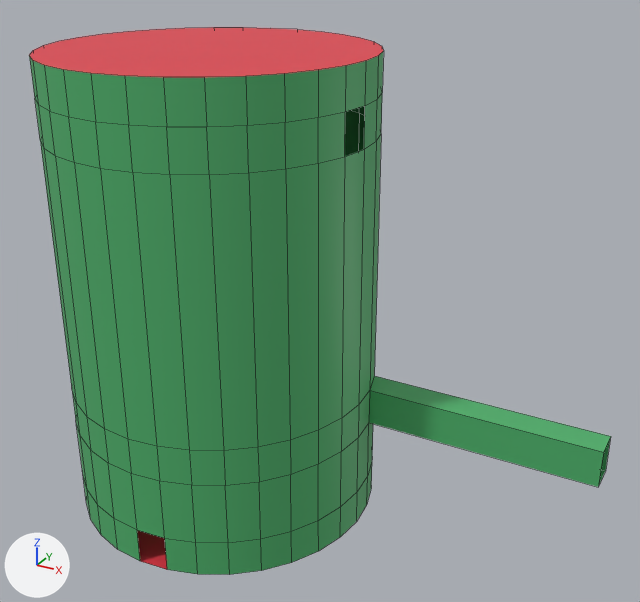
What one commit did to the FBX model RMIT_CPS/Assets/3D_Assets/Museum/Museum_Shell.fbx.
Both versions are drawn from a 50 mm camera at (62.1, -86.5, 73.9) aimed at (14.3, 0.3, 30.5). Arrows for +X, +Y and +Z are at lower left; the lights stay in place. Mesh edges are drawn as thin lines. Where no turn or scale is listed for an object, it has been applied to the vertices.

Before the edit, the objects in view are built like this:
```python
me_museum_shell_mesh = bpy.data.meshes.new('Museum_Shell_Mesh')
me_museum_shell_mesh.from_pydata(...)  # 228 vertices, 195 faces; spans x -20.0..49.0, y -20.0..20.0, z 0.0..59.5
# faces by material slot: [2, 193]
me_museum_shell_mesh.materials.append(mat_mat_museum_ground)  # red #e43948
me_museum_shell_mesh.materials.append(mat_mat_museum_wall)  # green #4eb16c
# before: 166 (18.5, 7.7, 17.8) at pixel (374, 375), 167 (18.5, 7.7, 13.0), 170 (19.6, 3.9, 17.8) at pixel (369, 390), 171 (19.6, 3.9, 13.0) at pixel (368, 422), 224 (49.0, 7.7, 17.8) at pixel (610, 436)
# before: 225 (49.0, 7.7, 13.0) at pixel (605, 470), 226 (49.0, 3.9, 17.8) at pixel (603, 452), 227 (49.0, 3.9, 13.0) at pixel (598, 487)
ob_museum_shell = bpy.data.objects.new('Museum_Shell', me_museum_shell_mesh)
ob_museum_shell.location = (0.0, 0.0, 0.0)
```
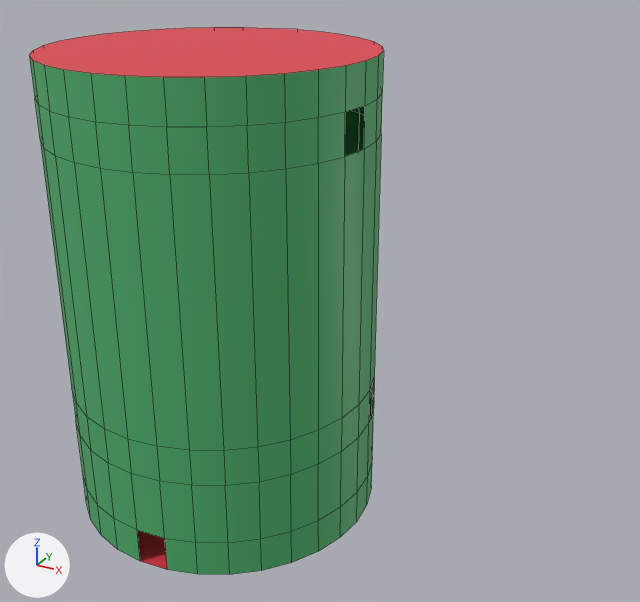
The change, as JSON lines over the scene's bpy script:
```json
{"block": "me_museum_shell_mesh", "where": "me_museum_shell_mesh.from_pydata(...)  # 228 vertices, 195 faces; spans x -20.0..49.0, y -20.0..20.0, z 0.0..59.5"}
{"block": "me_museum_shell_mesh", "where": "# used by ob_museum_shell; location = (0.0, 0.0, 0.0)"}
{"block": "me_museum_shell_mesh", "where": "# verts and faces of me_museum_shell_mesh; kept vertices keep their numbers, new ones are numbered from 228"}
{"block": "me_museum_shell_mesh", "change": "me_museum_shell_mesh part 1"}
{"op": "add", "block": "me_museum_shell_mesh", "code": "delete_vertices([*range(224, 228)])  # with the faces that use them"}
```

Where the change shows, as pixel boxes (x1, y1, x2, y2) in the pictures (640 x 602 px):
```json
{"object": "Museum_Shell", "change": "reshaped", "before": [29, 27, 611, 574], "after": [29, 27, 384, 574], "on screen": "39% narrower"}
{"part": 1, "of": "me_museum_shell_mesh", "change": "deleted", "before": [369, 376, 611, 487], "on screen": "green"}
```
